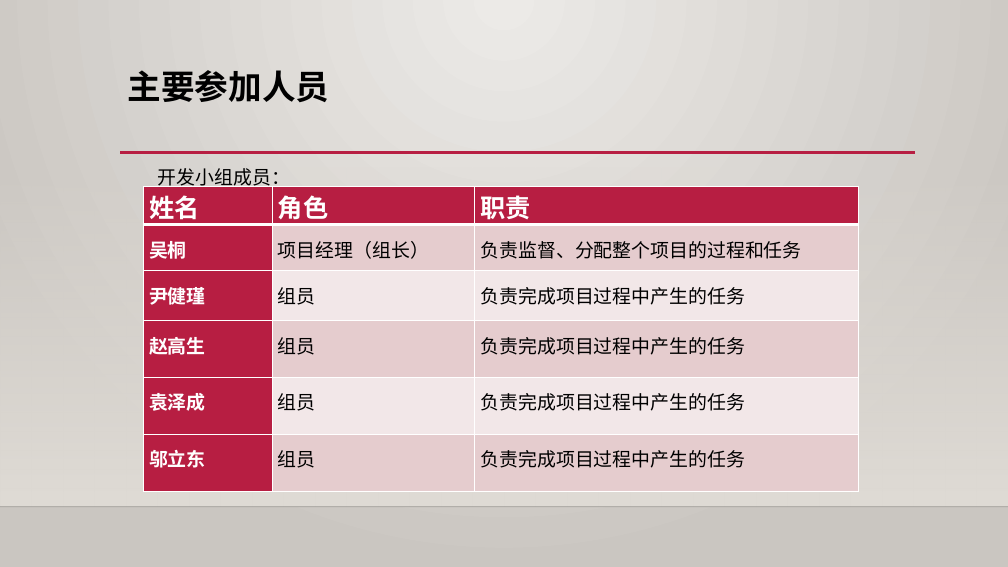
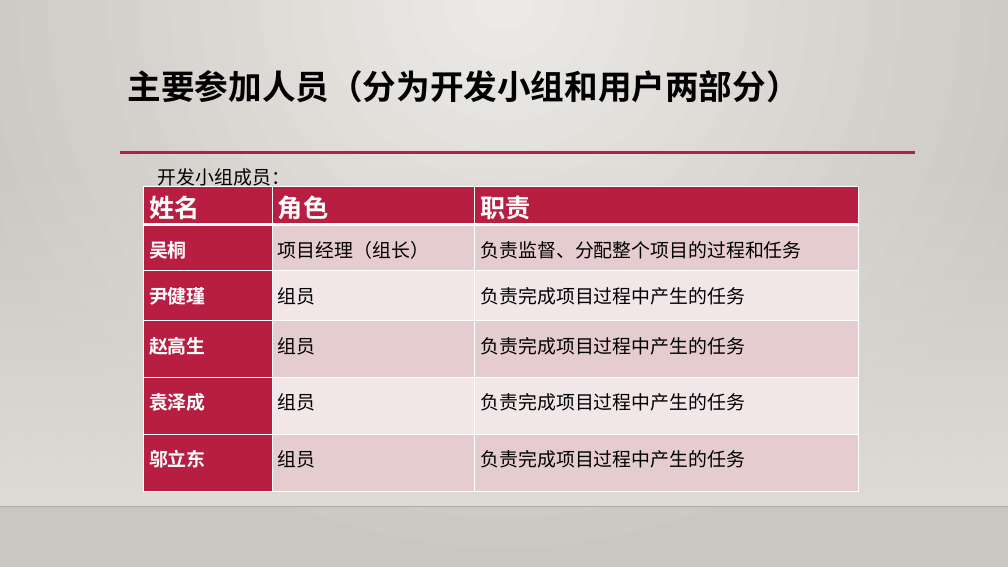
Before and after one commit to shangzhaoxiaozi/PRD-21, a slide deck: slide 7 of PRD-21-C2/非受控文档/过程文档/软件工程系列课程教学网站项目计划.pptx. Drawn at 1008x567 pixels with LibreOffice and Linux fonts; fonts in the diff are those of the drawing; background and template pictures are left out. Boxes give left, top, right and bottom in pixels: in the first picture for what was removed or moved away, otherwise in the second. Text is boxed around its words. In the diff, an @@ line names an element or a change of style, - is before the commit and + after.

```diff
--- a/PRD-21-C2/非受控文档/过程文档/软件工程系列课程教学网站项目计划.pptx
+++ b/PRD-21-C2/非受控文档/过程文档/软件工程系列课程教学网站项目计划.pptx
@@ title at (128,70,800,103): text changed @@
-主要参加人员
+主要参加人员（分为开发小组和用户两部分）
```
Also in this commit, not shown: 5 other slides changed, 17 other files.
